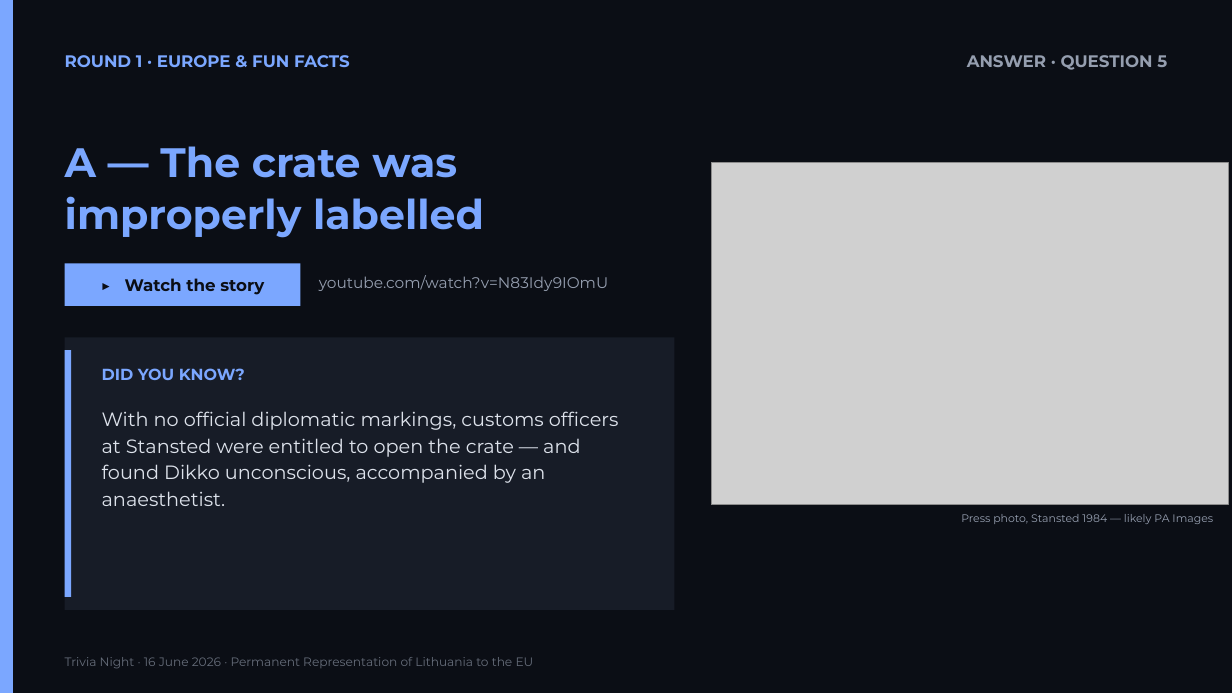
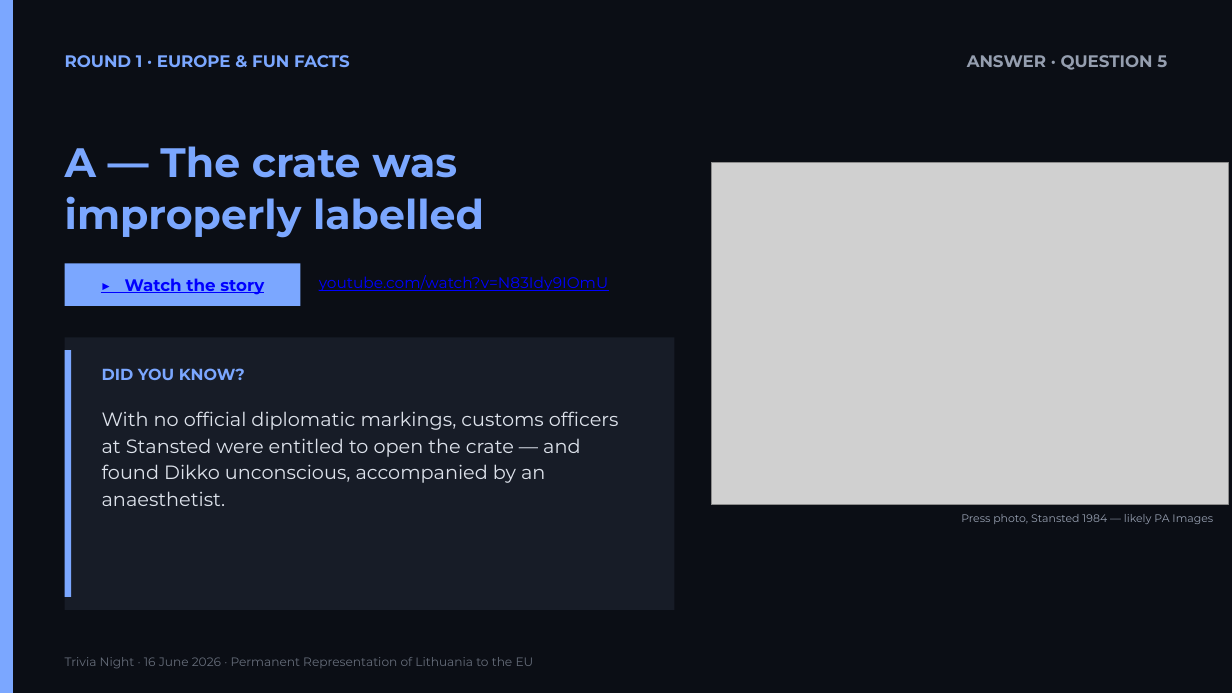
Before and after one commit to splice11/protmusis, a slide deck: slide 13 of Trivia_Night_2026-06-16.pptx. Drawn at 1232x693 pixels with LibreOffice and Linux fonts; fonts in the diff are those of the drawing; grey boxes stand for pictures. Boxes give left, top, right and bottom in pixels: in the first picture for what was removed or moved away, otherwise in the second. Text is boxed around its words. In the diff, an @@ line names an element or a change of style, - is before the commit and + after.

```diff
--- a/Trivia_Night_2026-06-16.pptx
+++ b/Trivia_Night_2026-06-16.pptx
@@ rectangle "▶ Watch the story" at box(65, 263, 300, 306): text colour #0B0E15 to #0000FF, underline on @@
@@ text "youtube.com/watch?v=N83Idy9IOmU" at box(319, 275, 608, 291): text colour #959EAF to #0000FF, underline on @@
```
Also in this commit, not shown: 2 other slides changed, 2 other files.
